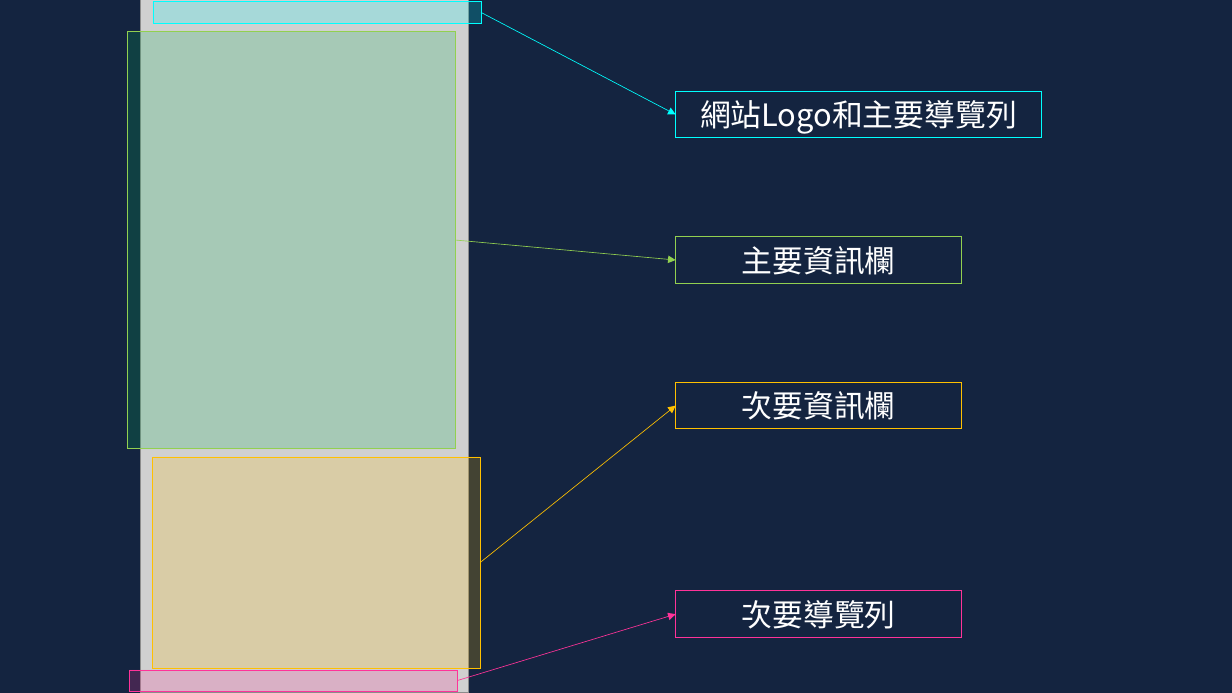
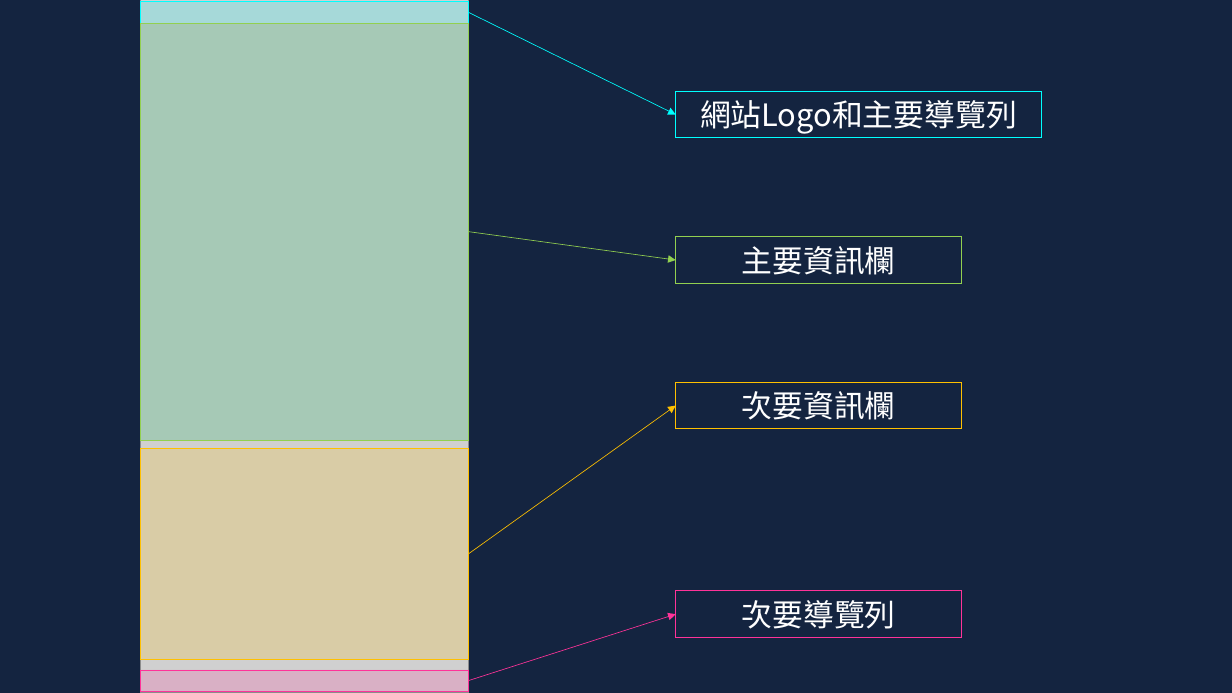
Before and after one commit to leonasdev/WebMidProject, a slide deck: slide 7 of 企劃書.pptx. Drawn at 1232x693 pixels with LibreOffice and Linux fonts; fonts in the diff are those of the drawing; grey boxes stand for pictures. Boxes give left, top, right and bottom in pixels: in the first picture for what was removed or moved away, otherwise in the second. Text is boxed around its words. In the diff, an @@ line names an element or a change of style, - is before the commit and + after.

```diff
--- a/企劃書.pptx
+++ b/企劃書.pptx
@@ rectangle: place and size @@
-rectangle at (153,2,482,23)
+rectangle at (140,2,469,23)
@@ rectangle: place and size @@
-rectangle at (128,31,456,449)
+rectangle at (140,23,469,441)
@@ arrow moved from (482, 12) - (676, 115) to (469, 12) - (676, 115) @@
@@ arrow moved from (456, 240) - (676, 260) to (469, 232) - (676, 260) @@
@@ arrow moved from (481, 563) - (676, 406) to (469, 554) - (676, 406) @@
@@ rectangle: place and size @@
-rectangle at (152,457,481,669)
+rectangle at (140,448,469,660)
@@ arrow moved from (457, 681) - (676, 615) to (469, 681) - (676, 615) @@
@@ rectangle: place and size @@
-rectangle at (129,670,457,691)
+rectangle at (140,670,469,691)
```
Also in this commit, not shown: 2 other slides changed.
